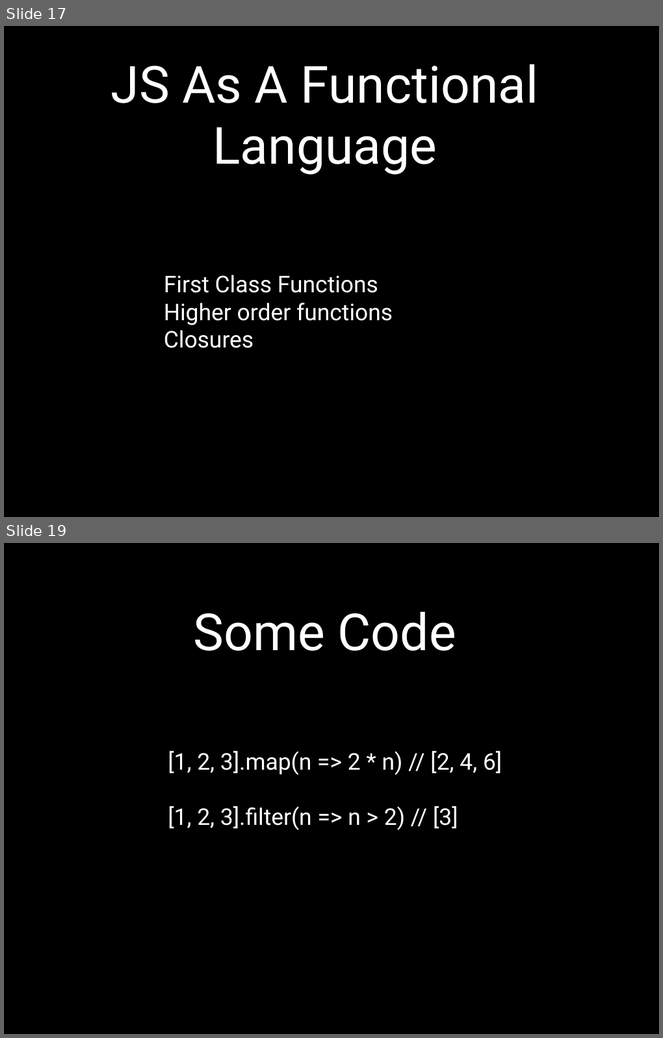
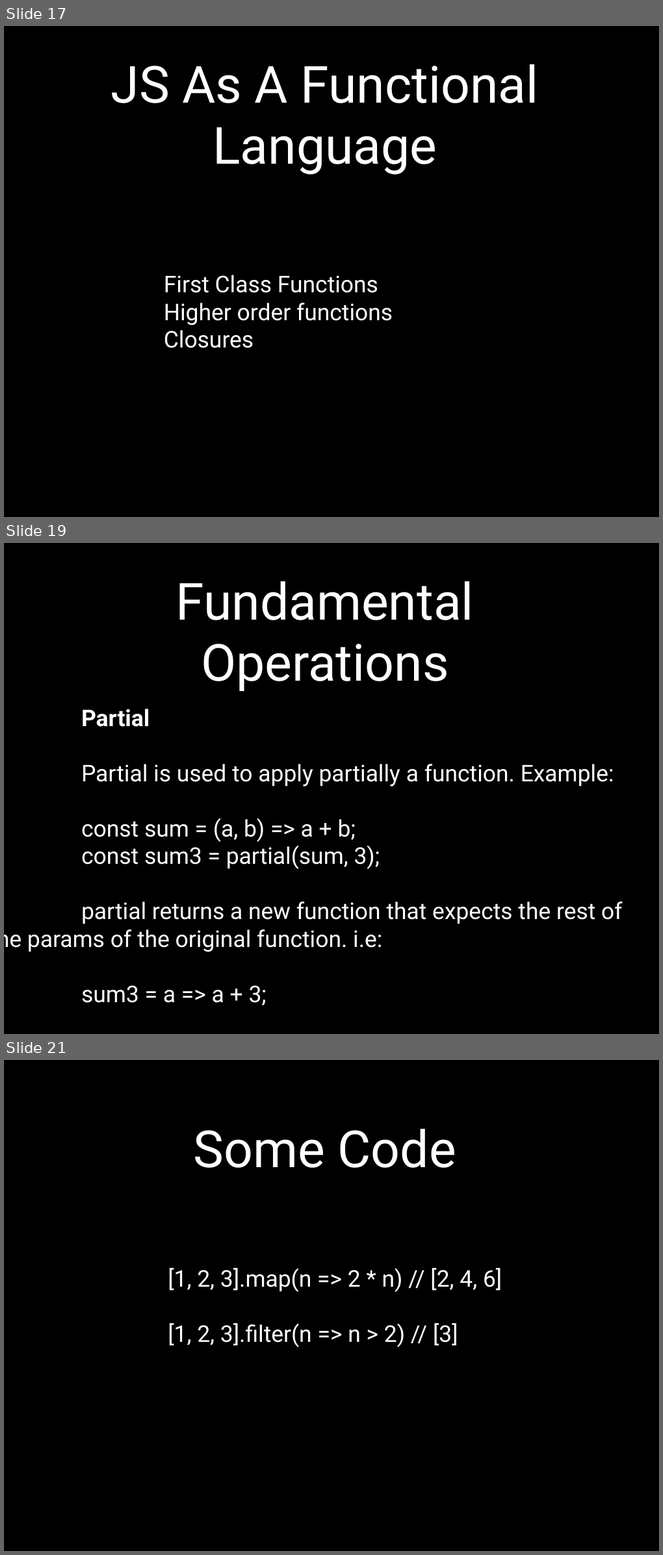
Before and after one commit to EduRomoGO/functional-js-lesson, a slide deck: FunctionalJs.pptx. Shown one above the other, each under a label of ours: slides 17 and 19 before the commit, slides 17, 19 and 21 after it; the slides between them are not shown. The pictures are 663x1038 and 663x1555 pixels, drawn with LibreOffice and Linux fonts; fonts in the diff are those of the drawing. Boxes give left, top, right and bottom in pixels: in the first picture for what was removed or moved away, otherwise in the second. Text is boxed around its words. In the diff, an @@ line names an element or a change of style, - is before the commit and + after.

```diff
--- a/FunctionalJs.pptx
+++ b/FunctionalJs.pptx
@@ slide 19 added at (x1=4, y1=543, x2=659, y2=1034), background #000000 @@
@@ title added at (x1=176, y1=581, x2=474, y2=691), 80 pt, text #FFFFFF @@
+Fundamental Operations
@@ text added at (x1=27, y1=709, x2=622, y2=1006), 36 pt, text #FFFFFF @@
+                Partial
+                Partial is used to apply partially a function. Example:
+                const sum = (a, b) => a + b;
+                const sum3 = partial(sum, 3);
+                partial returns a new function that expects the rest of the params of the original function. i.e:
+                sum3 = a => a + 3;
@@ what was slide 19 is now slide 21 @@
```
Also in this commit, not shown: 3 slides changed, 2 other slides added, 1 slide removed, 1 other file.
